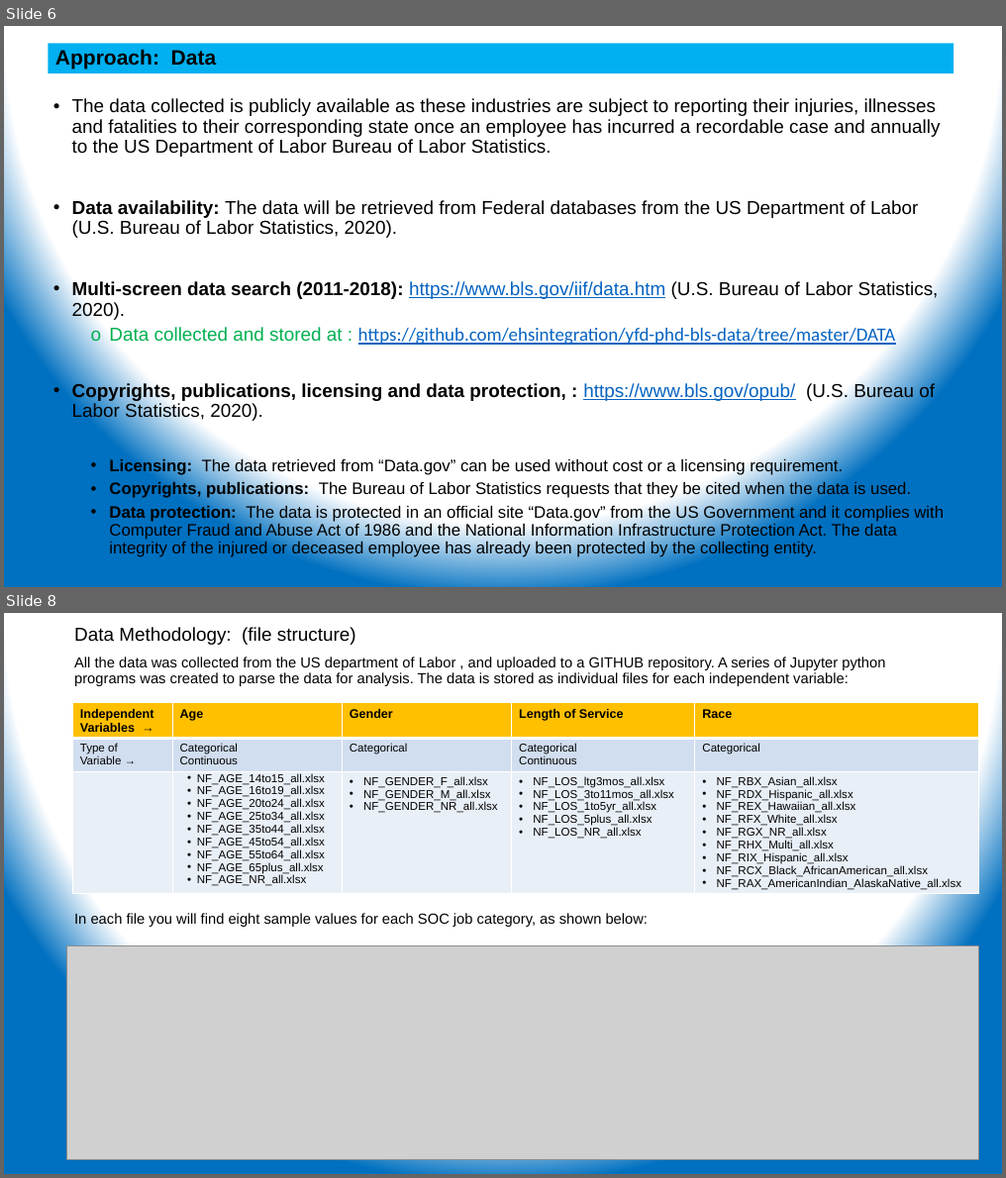
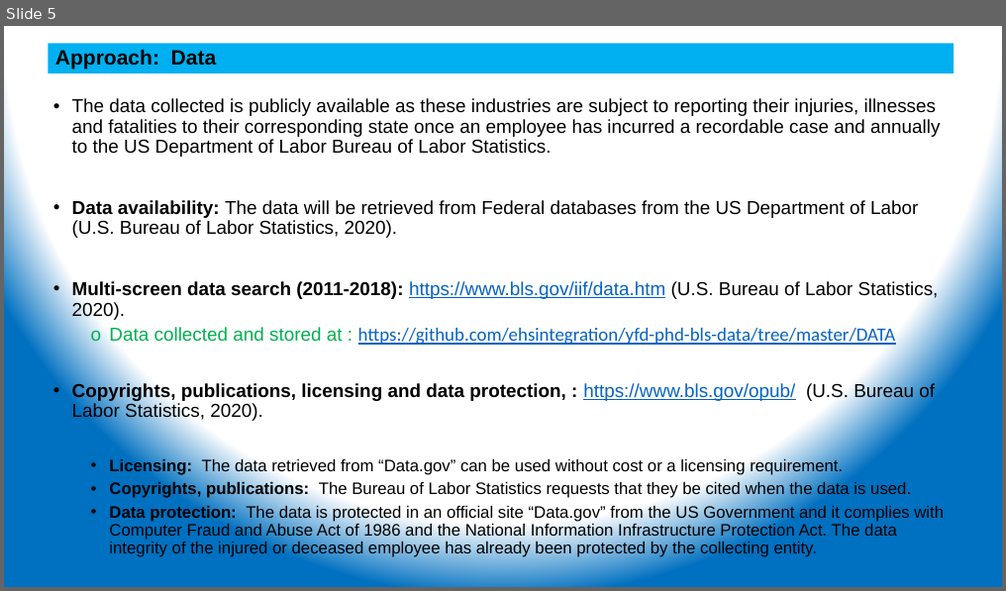
Before and after one commit to ehsintegration/yfd-phd-bls-data, a slide deck: D2-documentation/YennyF.Diaz-Risk Percep &Injuries_CommitteeUdate 11-02-20.pptx. Shown one above the other, each under a label of ours: slides 6 and 8 before the commit, slide 5 after it; the slides between them are not shown. The pictures are 1006x1178 and 1006x591 pixels, drawn with LibreOffice and Linux fonts; fonts in the diff are those of the drawing; grey boxes stand for pictures. Boxes give left, top, right and bottom in pixels: in the first picture for what was removed or moved away, otherwise in the second. Text is boxed around its words. In the diff, an @@ line names an element or a change of style, - is before the commit and + after.

```diff
--- a/D2-documentation/YennyF.Diaz-Risk Percep &Injuries_CommitteeUdate 11-02-20.pptx
+++ b/D2-documentation/YennyF.Diaz-Risk Percep &Injuries_CommitteeUdate 11-02-20.pptx
@@ slide 8 removed at [4,613,1002,1174], background gradient #FFFFFF to #0070C0 @@
@@ text removed at [74,627,885,927] @@
-Data Methodology: (file structure)
-All the data was collected from the US department of Labor , and uploaded to a GITHUB repository. A series of Jupyter python programs was created to parse the data for analysis. The data is stored as individual files for each independent variable:
-In each file you will find eight sample values for each SOC job category, as shown below:
@@ table removed at [73,703,979,906], 3 rows, 5 columns @@
-Independent Variables → | Age | Gender | Length of Service | Race
-Type of / Variable → | Categorical / Continuous | Categorical | Categorical / Continuous | Categorical
- | NF_AGE_14to15_all.xlsx / NF_AGE_16to19_all.xlsx / NF_AGE_20to24_all.xlsx / NF_AGE_25to34_all.xlsx / NF_AGE_35to44_all.xlsx / NF_AGE_45to54_all.xlsx / NF_AGE_55to64_all.xlsx / NF_AGE_65plus_all.xlsx / NF_AGE_NR_all.xlsx | NF_GENDER_F_all.xlsx / NF_GENDER_M_all.xlsx / NF_GENDER_NR_all.xlsx | NF_LOS_ltg3mos_all.xlsx / NF_LOS_3to11mos_all.xlsx / NF_LOS_1to5yr_all.xlsx / NF_LOS_5plus_all.xlsx / NF_LOS_NR_all.xlsx | NF_RBX_Asian_all.xlsx / NF_RDX_Hispanic_all.xlsx / NF_REX_Hawaiian_all.xlsx / NF_RFX_White_all.xlsx / NF_RGX_NR_all.xlsx / NF_RHX_Multi_all.xlsx / NF_RIX_Hispanic_all.xlsx / NF_RCX_Black_AfricanAmerican_all.xlsx / NF_RAX_AmericanIndian_AlaskaNative_all.xlsx
@@ picture removed at [67,947,979,1160] @@
@@ what was slide 6 is now slide 5 @@
```
Also in this commit, not shown: 3 slides changed, 4 slides added, 20 other slides removed, 3 other files.
